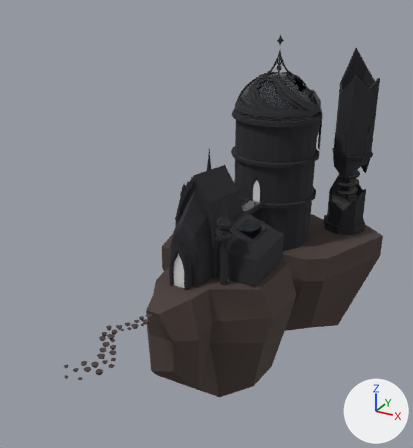
The glTF model models/castle/castle.glb: old version first, new version second.
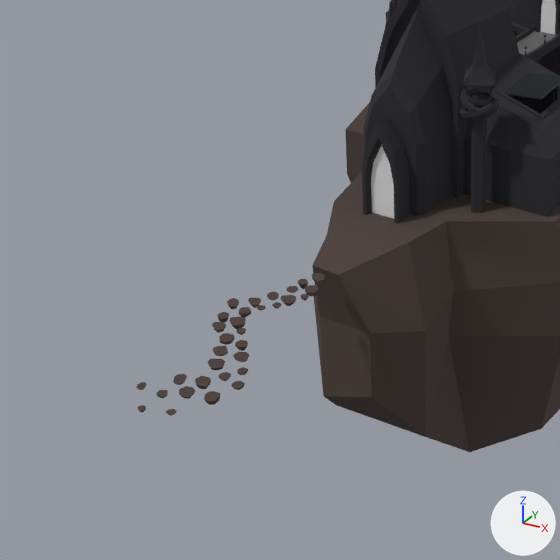
Each version appears first whole from a 50 mm camera at (331.0, -434.0, 376.0) aimed at (-35.0, 231.0, 43.0), and next in a close-up on the part from 0% to 63% of the width and 41% to 100% of the height. Every picture has the same lights, and +X, +Y and +Z are marked at lower right. The last two pictures show the newer version. Where no turn or scale is listed for an object, it has been applied to the vertices. Vertices at exactly the same position are counted once.

The scene before the commit, as lines of its bpy script (objects in view):
```python
me_mesh_022 = bpy.data.meshes.new('Mesh.022')
me_mesh_022.from_pydata(...)  # 606 vertices, 1084 faces; spans x -27.0..27.0, y -71.0..71.0, z -4.3..4.3
me_mesh_022.materials.append(mat_rocks)  # brown #4c3f3b
me_mesh_030 = bpy.data.meshes.new('Mesh.030')
me_mesh_030.from_pydata(...)  # 99 vertices, 194 faces; spans x -187.0..192.0, y -227.0..292.0, z -120.0..94.0
me_mesh_030.materials.append(mat_rocks)  # brown #4c3f3b
me_mesh_031 = bpy.data.meshes.new('Mesh.031')
me_mesh_031.from_pydata(...)  # 277 vertices, 514 faces; spans x 4.7..29.9, y -30.2..-5.0, z -73.9..55.0
me_mesh_031.materials.append(mat_bricks)  # black #28282d
ob_island_col = bpy.data.objects.new('island_col', me_mesh_030)
ob_island_col.location = (-34.1, 294.1, -102.3)
ob_lust_virute_tower_col = bpy.data.objects.new('lust_virute_tower-col', me_mesh_031)
ob_lust_virute_tower_col.location = (7.5, 187.5, 61.7)
ob_path_col = bpy.data.objects.new('path_col', me_mesh_022)
ob_path_col.location = (-25.8, -8.8, -14.3)
# also in view: 'castle_base_col' at (-53.0, 424.0, 113.0); 'bridge_col' at (-22.0, 330.0, 34.0); 'lust_col' at (6.0, 208.0, 62.0)
```
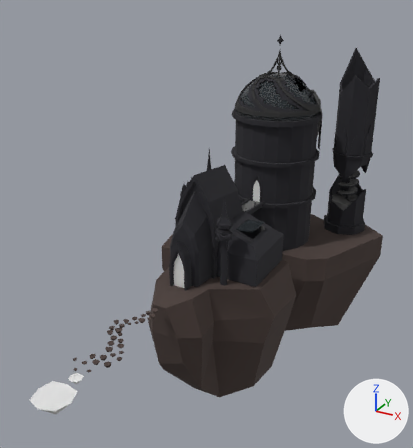
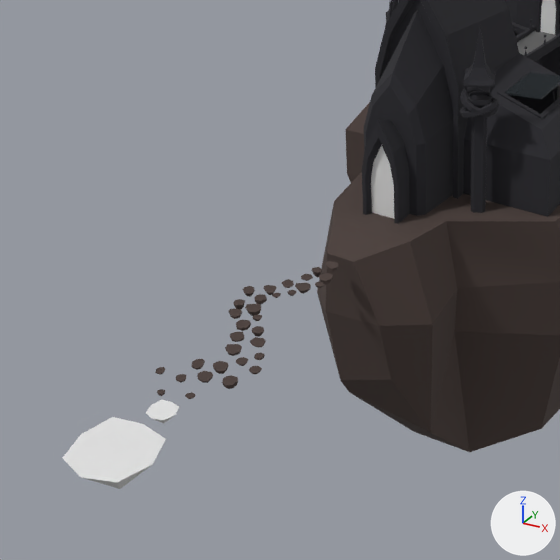
Location of each change, [x1, y1, x2, y2] in pixels of the close-ups (560 x 560 px; the box of a moved part takes in the faces that stretch with it):
```json
{"object": "island_col", "change": "reshaped", "before": [312, 102, 560, 452], "after": [317, 102, 560, 452]}
{"object": "portal_island_col", "change": "added", "after": [63, 400, 179, 489]}
{"object": "path_col", "change": "moved", "before": [136, 273, 325, 416], "after": [155, 261, 339, 399]}
{"part": 1, "of": "me_mesh_030", "change": "moved or reshaped", "before": [312, 211, 461, 449], "after": [317, 211, 461, 449]}
```

The change, as JSON lines over the scene's bpy script:
```json
{"block": "me_mesh_030", "where": "# used by ob_island_col; location = (-34.1, 294.1, -102.3)"}
{"op": "remove", "block": "me_mesh_030", "code": "me_mesh_030.from_pydata(...)  # 99 vertices, 194 faces; spans x -187.0..192.0, y -227.0..292.0, z -120.0..94.0"}
{"op": "add", "block": "me_mesh_030", "code": "me_mesh_030.from_pydata(...)  # 99 vertices, 194 faces; spans x -187.0..192.0, y -211.0..292.0, z -120.0..94.0"}
{"block": "me_mesh_030", "change": "me_mesh_030 part 1"}
{"op": "set", "path": "me_mesh_030.vertices[1].co", "old": "(-6.0, -196.0, -34.0)", "new": "(-6.0, -180.0, -35.0)", "note": "pixel (335, 405) -> pixel (349, 392)"}
{"op": "set", "path": "me_mesh_030.vertices[3].co", "old": "(-20.0, -196.0, 46.0)", "new": "(-20.0, -192.0, 46.0)", "note": "not seen -> pixel (316, 291)"}
{"op": "set", "path": "me_mesh_030.vertices[29].co", "old": "(43.0, -165.0, -63.0)", "new": "(43.0, -158.0, -64.0)", "note": "pixel (425, 436) -> pixel (430, 432)"}
{"op": "set", "path": "me_mesh_030.vertices[30].co", "old": "(61.0, -196.0, 46.0)", "new": "(61.0, -186.0, 45.0)", "note": "pixel (424, 331) -> pixel (432, 324)"}
{"op": "set", "path": "me_mesh_030.vertices[67].co", "old": "(41.0, -180.0, 94.0)", "new": "(41.0, -179.0, 94.0)", "note": "pixel (408, 242) -> pixel (409, 241)"}
{"op": "set", "path": "me_mesh_030.vertices[71].co", "old": "(-3.0, -213.0, -14.0)", "new": "(-3.0, -194.0, -15.0)", "note": "pixel (323, 396) -> pixel (340, 380)"}
{"op": "set", "path": "me_mesh_030.vertices[72].co", "old": "(-3.0, -213.0, 46.0)", "new": "(-3.0, -207.0, 46.0)", "note": "pixel (319, 316) -> pixel (325, 311)"}
{"op": "set", "path": "me_mesh_030.vertices[73].co", "old": "(33.0, -213.0, -1.0)", "new": "(33.0, -190.0, -3.0)", "note": "pixel (371, 397) -> pixel (391, 379)"}
{"op": "set", "path": "me_mesh_030.vertices[74].co", "old": "(33.0, -213.0, 46.0)", "new": "(33.0, -203.0, 45.0)", "note": "pixel (369, 333) -> pixel (378, 325)"}
{"op": "set", "path": "me_mesh_030.vertices[75].co", "old": "(22.0, -227.0, 91.0)", "new": "(22.0, -211.0, 91.0)", "note": "pixel (338, 274) -> pixel (353, 261)"}
{"op": "set", "path": "me_mesh_030.vertices[76].co", "old": "(3.0, -226.0, 91.0)", "new": "(3.0, -211.0, 91.0)", "note": "pixel (312, 265) -> pixel (327, 253)"}
{"op": "set", "path": "me_mesh_030.vertices[89].co", "old": "(35.0, -161.0, 94.0)", "new": "(35.0, -161.0, 94.0)", "note": "pixel (415, 225) -> pixel (416, 225)"}
{"op": "set", "path": "me_mesh_030.vertices[94].co", "old": "(-22.0, -147.0, 6.0)", "new": "(-22.0, -144.0, 6.0)"}
{"op": "set", "path": "me_mesh_030.vertices[95].co", "old": "(56.0, -150.0, 46.0)", "new": "(56.0, -145.0, 45.0)", "note": "pixel (453, 291) -> pixel (457, 288)"}
{"op": "set", "path": "me_mesh_030.vertices[96].co", "old": "(48.0, -143.0, 6.0)", "new": "(48.0, -135.0, 4.0)", "note": "pixel (448, 336) -> pixel (454, 331)"}
{"op": "add", "block": "me_cube", "code": ["me_cube = bpy.data.meshes.new('Cube')", "me_cube.from_pydata(...)  # 20 vertices, 32 faces; spans x -2.71..2.49, y -1.22..6.19, z -1.12..2.84"]}
{"op": "set", "path": "ob_path_col.location", "old": "(-25.8, -8.8, -14.3)", "new": "(-25.8, 5.5, -14.3)"}
{"op": "add", "block": "ob_portal_island_col", "code": ["ob_portal_island_col = bpy.data.objects.new('portal_island_col', me_cube)", "ob_portal_island_col.location = (-22.2, -78.3, -17.8)", "ob_portal_island_col.scale = (-8.43, -8.43, -6.12)"]}
```
